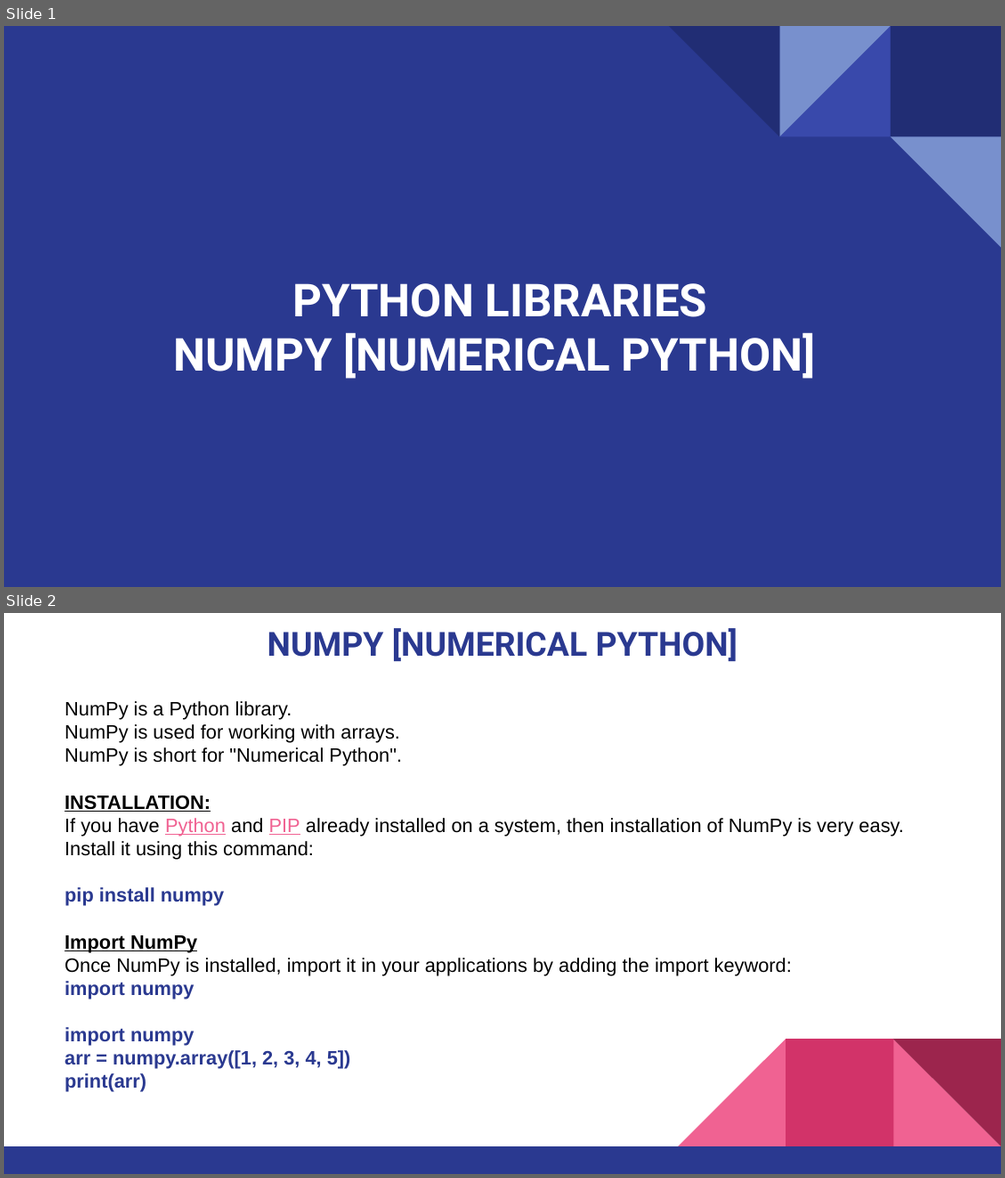
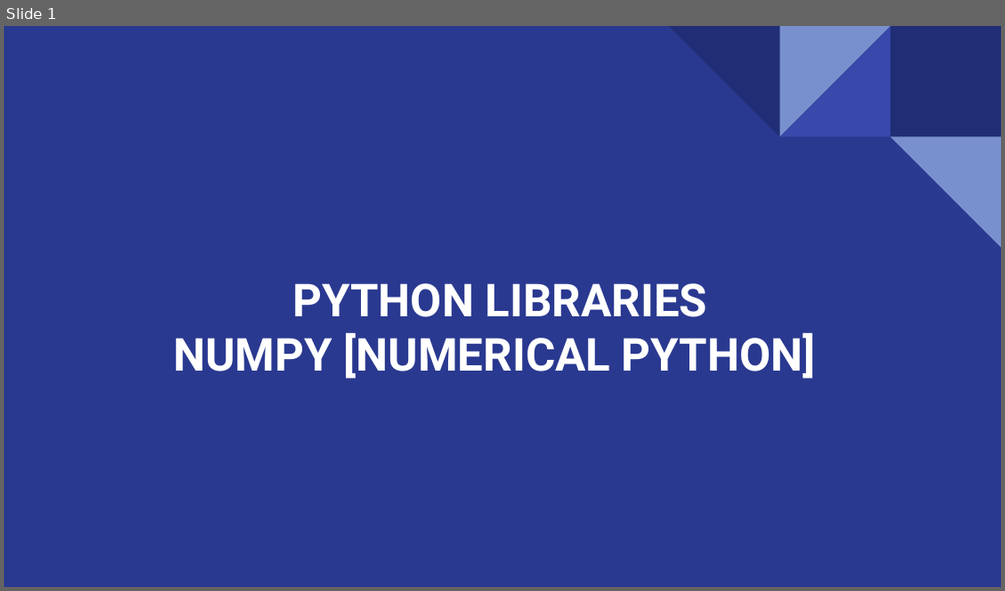
Before and after one commit to NeurocogniAI/ncai-training-program, a slide deck: Week-03/Numpy-Python.pptx. Shown one above the other, each under a label of ours: slides 1 and 2 before the commit, slide 1 after it. The pictures are 1005x1178 and 1005x591 pixels, drawn with LibreOffice and Linux fonts; fonts in the diff are those of the drawing. Boxes give left, top, right and bottom in pixels: in the first picture for what was removed or moved away, otherwise in the second. Text is boxed around its words. In the diff, an @@ line names an element or a change of style, - is before the commit and + after.

```diff
--- a/Week-03/Numpy-Python.pptx
+++ b/Week-03/Numpy-Python.pptx
@@ slide 2 removed at <box>4,613,1001,1174</box>, background #FFFFFF @@
@@ title removed at <box>267,628,737,662</box> @@
-NUMPY [NUMERICAL PYTHON]
@@ text removed at <box>65,701,903,1092</box> @@
-NumPy is a Python library.
-NumPy is used for working with arrays.
-NumPy is short for "Numerical Python".
-INSTALLATION:
-If you have Python and PIP already installed on a system, then installation of NumPy is very easy.
-Install it using this command:
-pip install numpy
-Import NumPy
-Once NumPy is installed, import it in your applications by adding the import keyword:
-import numpy
-import numpy
-arr = numpy.array([1, 2, 3, 4, 5])
-print(arr)
@@ group removed at <box>4,1038,1001,1174</box>: 3 right triangles, 2 rectangles @@
```
Also in this commit, not shown: 2 slides changed, 12 slides added, 1 other slide removed, 4 other files.
